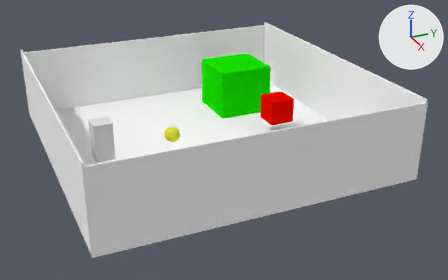
What one commit did to the Blender file game folder/game.blend.
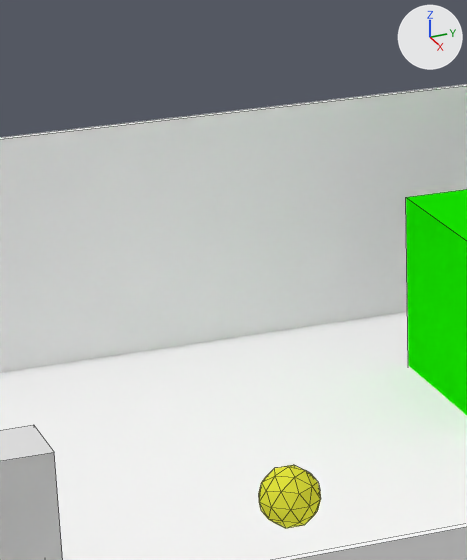
Old and new are each drawn whole from a 50 mm camera at (30.53, -12.37, 15.39) aimed at (1.16, 0.85, 0.7) and again close up on the part from 22% to 48% of the width and 3% to 54% of the height. Arrows for +X, +Y and +Z are at upper right; the lights stay in place. The close-ups show mesh edges as thin lines.

The first close-up shows 'Health', 'Icosphere', 'Player', 'pCube6'.
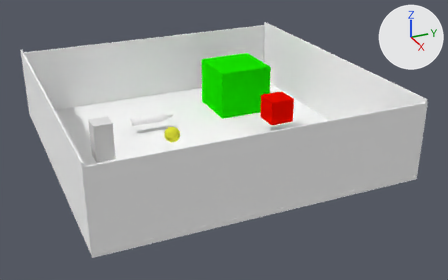
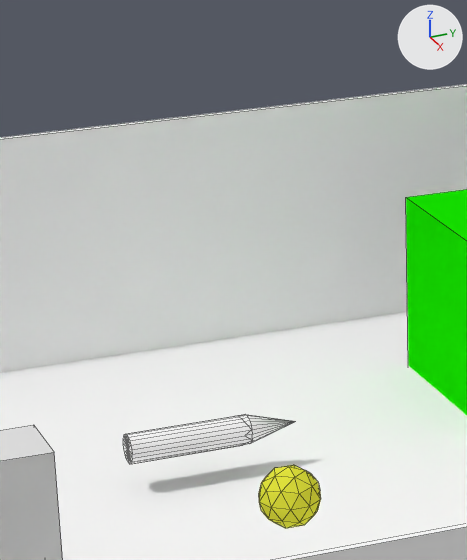
What differs and where, as boxes (x1, y1, x2, y2) in the close-ups (467 x 560 px):
'Stake', added: after (123, 414, 295, 464)

What the commit changed:
Material 'stake.001' (mat_stake_001) is new.
Its base color is (1.0, 1.0, 1.0) (white #ffffff).
Mesh me_untitled_002 is new.
It has 58 vertices, 81 faces and spans x -1.0..1.0, y -1.0..1.83, z -1.0..1.0.
It uses material mat_stake_001 (its picture is missing).
Object 'Stake' (ob_stake) is new; it shows me_untitled_002.
Its location is (-2.73, -2.48, 1.03).
Its scale is (0.229, 0.943, 0.229).
